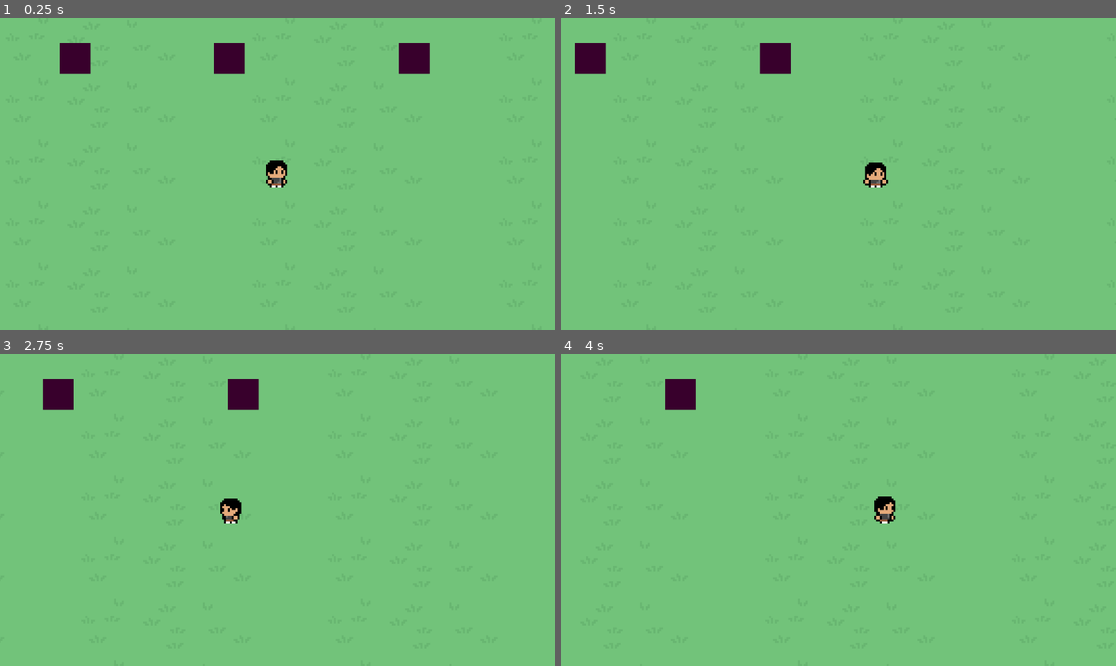
Above: before the commit, frames 1-4 (two rows, left to right).
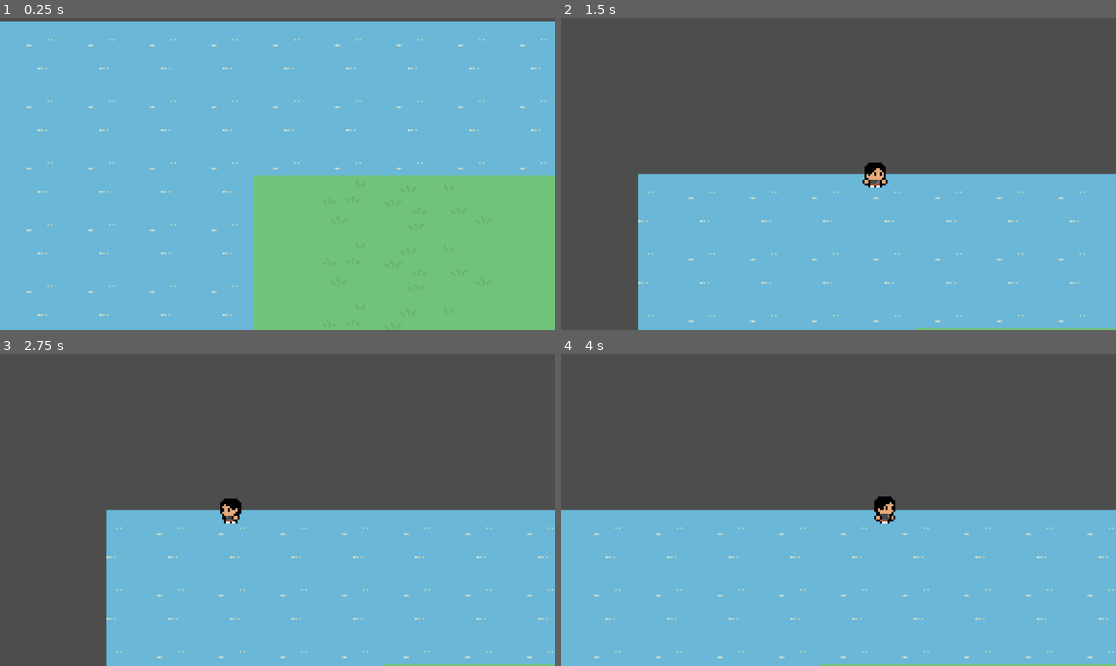
Above: after the commit, the same moments.

Repository: raul4500/mundo-financeiro
Game: Godot game, scene res://scenes/main_game.tscn
Same seed, same stepped clock (60 frames per second), same inputs: the game is played once before the commit and once after it.
Inputs:
- Up to frame 1 (0.25 s): no input
- Up to frame 2 (1.5 s): tap Enter (ui_accept) at 0.5, 0.77 s; hold Shift (run) 0.53-1.28 s; hold D (move_right) from 0.53 s (still down); tap Shift (run) at 1.35 s
- Up to frame 3 (2.75 s): tap Enter (ui_accept) at 1.52 s; release D (move_right) at 2.03 s; hold A (move_left) from 2.03 s (still down); hold Shift (run) from 2.03 s (still down)
- Up to frame 4 (4 s): release A (move_left) at 2.78 s; release Shift (run) at 2.78 s; hold D (move_right) from 2.78 s (still down); tap Shift (run) at 2.85 s; tap Enter (ui_accept) at 3.02, 3.77 s; hold Shift (run) from 3.53 s (still down)

The runs differ from the first frame. In frame 1, 73% of the frame differs, in the area x 0-100%, y 0-100%; in frame 2, 99%; in frame 3, 100%; in frame 4, 99%.

Commit message:
added save and load game on main scene

Diff:
--- a/scenes/main_game.tscn
+++ b/scenes/main_game.tscn
@@ -1,5 +1,6 @@
 [gd_scene format=4 uid="uid://dv2fal4tcl826"]
 
+[ext_resource type="Script" uid="uid://dgc20ckx6otos" path="res://scripts/main_game.gd" id="1_ipu61"]
 [ext_resource type="Texture2D" uid="uid://chk50sy5fvbm" path="res://assests/sprites/PNG/TileSet_V1.png" id="1_s3esy"]
 [ext_resource type="PackedScene" uid="uid://bao1xk8dho6a7" path="res://scenes/raul.tscn" id="2_72e8q"]
 [ext_resource type="Texture2D" uid="uid://bn25wcp4u05qr" path="res://assests/sprites/1 Tiles/Tile_04.png" id="2_d2op2"]
@@ -821,6 +822,7 @@
 radius = 23.021729
 
 [node name="main_game" type="Node2D" unique_id=2056535382]
+script = ExtResource("1_ipu61")
 
 [node name="background" type="Node2D" parent="." unique_id=2125031835]
 
--- /dev/null
+++ b/scripts/main_game.gd
@@ -0,0 +1,45 @@
+extends Node2D
+
+@onready var player = $raul
+
+func save_game(position_x = player.global_position.x, position_y = player.global_position.y):
+	var data = {
+		"player_name": "Raul",
+		"score": 1500,
+		"level": 3,
+		"player_position": {
+			"x": position_x,
+			"y": position_y
+			}
+	}
+
+	var json_string = JSON.stringify(data)
+	var file = FileAccess.open("user://savegame.json", FileAccess.WRITE)
+	file.store_string(json_string)
+	file.close()
+
+func load_game():
+	if not FileAccess.file_exists("user://savegame.json"):
+		print("Save não encontrado")
+		save_game(0, 0)
+	var file = FileAccess.open("user://savegame.json", FileAccess.READ)
+	var content = file.get_as_text()
+	file.close()
+	var data = JSON.parse_string(content)
+	return data
+
+# Called when the node enters the scene tree for the first time.
+func _ready() -> void:
+	print(player.global_position)
+	var pos = load_game()["player_position"]
+	player.global_position = Vector2(pos["x"], pos["y"])
+
+var save_timer := 0.0
+var save_interval := 10.0 # segundos
+
+func _process(delta):
+	save_timer += delta
+	if save_timer >= save_interval:
+		print("game saved!")
+		save_game()
+		save_timer = 0
Not shown, added: scripts/main_game.gd.uid
Not shown, added: scenes/main_game.tscn3763497840.tmp
